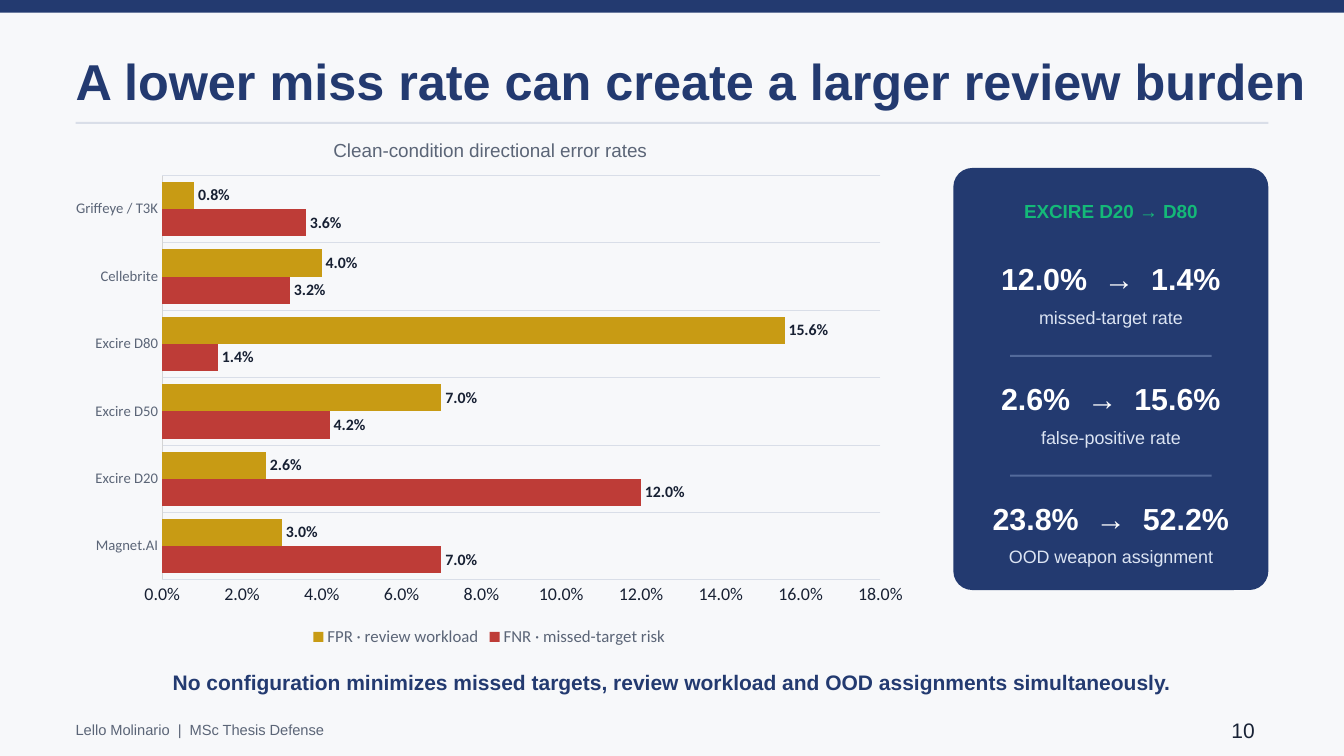
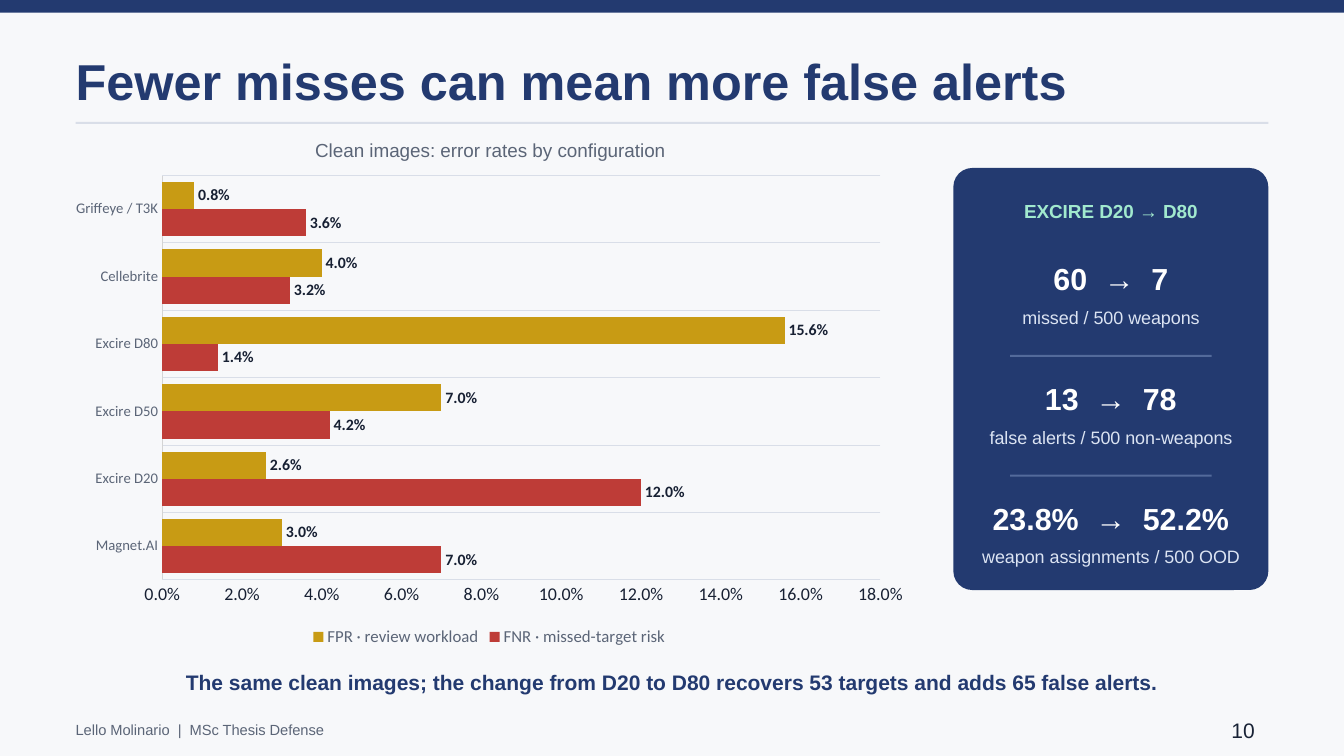
Before and after one commit to lmolinario/Molinario_Thesis_Defense_2026, a slide deck: slide 10 of Molinario_Thesis_Defense_2026.pptx. Drawn at 1344x756 pixels with LibreOffice and Linux fonts; fonts in the diff are those of the drawing. Boxes give left, top, right and bottom in pixels: in the first picture for what was removed or moved away, otherwise in the second. Text is boxed around its words. In the diff, an @@ line names an element or a change of style, - is before the commit and + after.

```diff
--- a/Molinario_Thesis_Defense_2026.pptx
+++ b/Molinario_Thesis_Defense_2026.pptx
@@ text at (76,63,1066,101): text changed @@
-A lower miss rate can create a larger review burden
+Fewer misses can mean more false alerts
@@ text at (315,143,666,161): text changed @@
-Clean-condition directional error rates
+Clean images: error rates by configuration
@@ text "EXCIRE D20 → D80" at (1024,205,1198,218): text colour #14B978 to #A1E9CE @@
@@ text at (1053,268,1168,291): text changed @@
-12.0% → 1.4%
+60 → 7
@@ text at (1022,311,1199,328): text changed @@
-missed-target rate
+missed / 500 weapons
@@ text at (1045,388,1177,411): text changed @@
-2.6% → 15.6%
+13 → 78
@@ text at (990,431,1232,448): text changed @@
-false-positive rate
+false alerts / 500 non-weapons
@@ text at (982,550,1240,567): text changed @@
-OOD weapon assignment
+weapon assignments / 500 OOD
@@ text at (186,674,1157,695): text changed @@
-No configuration minimizes missed targets, review workload and OOD assignments simultaneously.
+The same clean images; the change from D20 to D80 recovers 53 targets and adds 65 false alerts.
```
Also in this commit, not shown: 18 other slides changed, 1 slide added, 1 slide removed, 1 other file.
